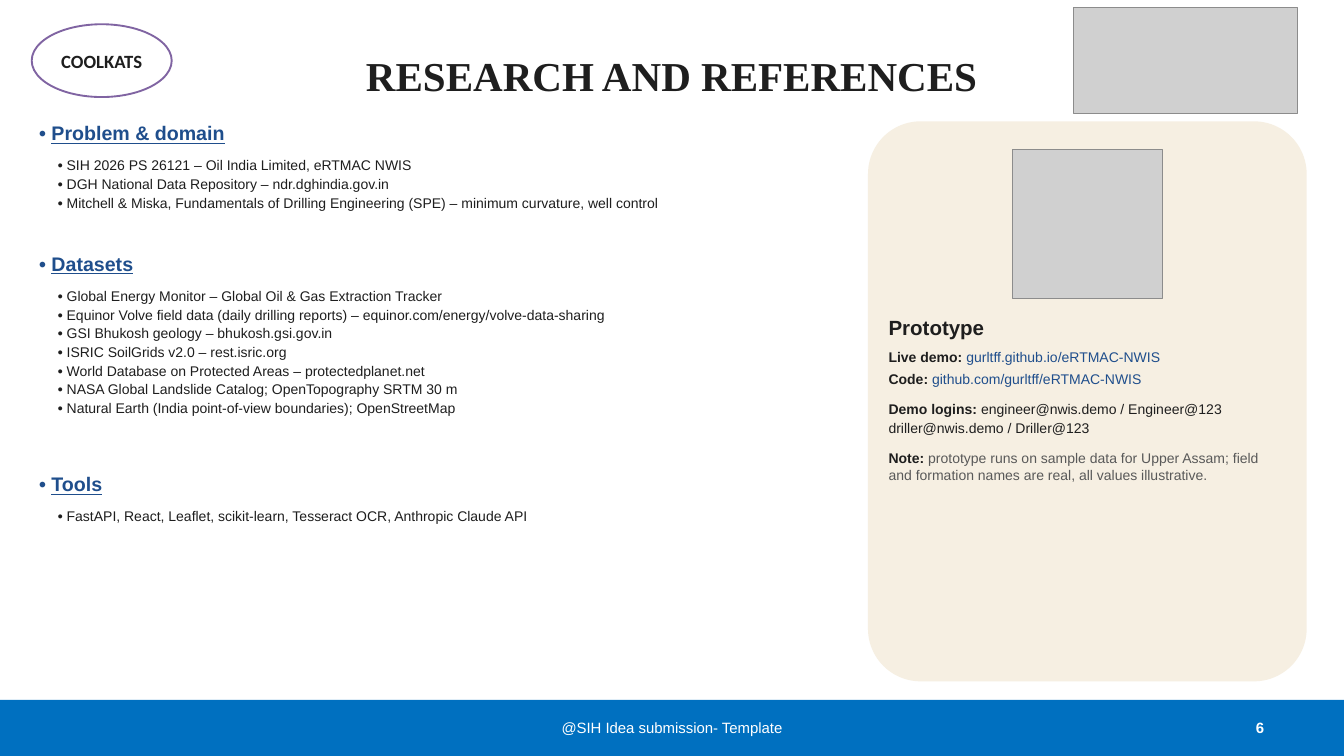
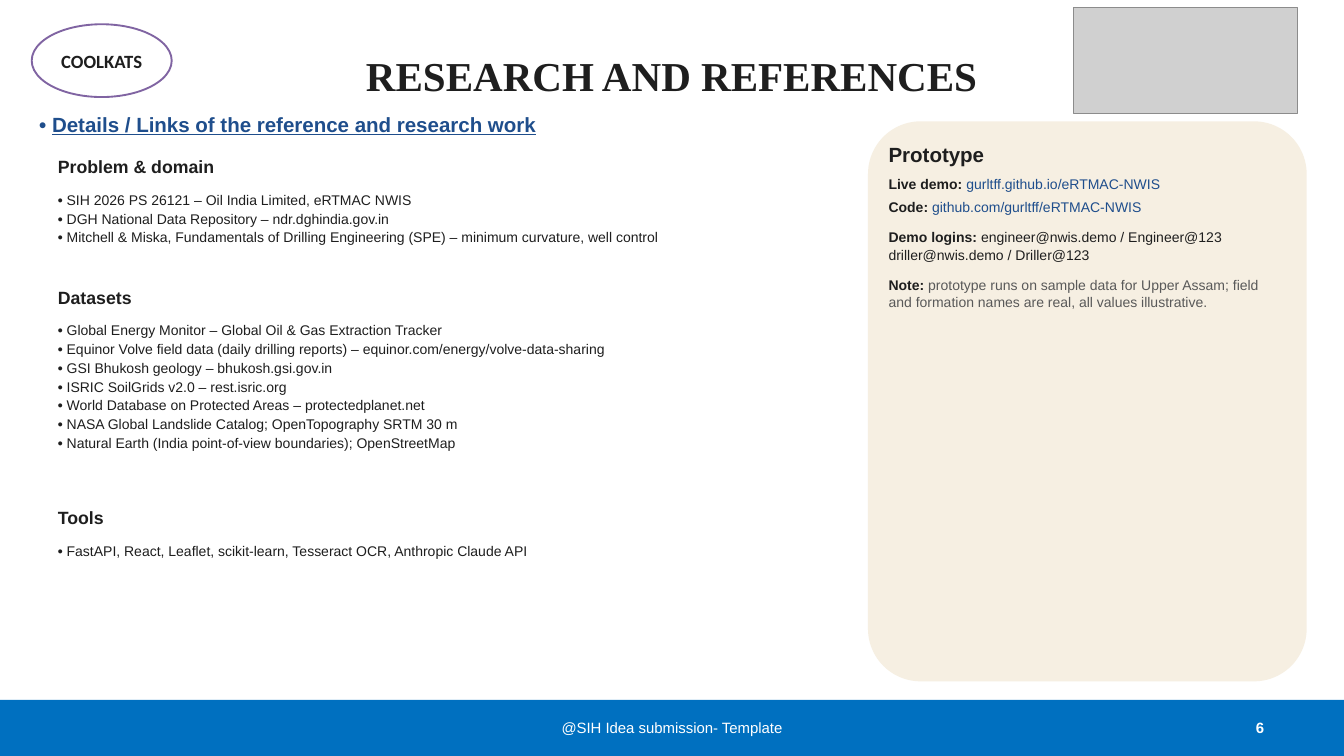
Before and after one commit to gurltff/eRTMAC-NWIS, a slide deck: slide 6 of docs/COOLKATS_187666_SIH2026_eRTMAC-NWIS.pptx. Drawn at 1344x756 pixels with LibreOffice and Linux fonts; fonts in the diff are those of the drawing; grey boxes stand for pictures. Boxes give left, top, right and bottom in pixels: in the first picture for what was removed or moved away, otherwise in the second. Text is boxed around its words. In the diff, an @@ line names an element or a change of style, - is before the commit and + after.

```diff
--- a/docs/COOLKATS_187666_SIH2026_eRTMAC-NWIS.pptx
+++ b/docs/COOLKATS_187666_SIH2026_eRTMAC-NWIS.pptx
@@ text added at bbox=[52, 117, 536, 135], 22 pt, text #1F4E8C, bold, underline @@
+• Details / Links of the reference and research work
@@ text "Prototype": place and size @@
-text "Prototype" at bbox=[889, 321, 1259, 482]
+text "Prototype" at bbox=[889, 148, 1259, 309]
@@ picture removed at bbox=[1013, 149, 1162, 298] @@
@@ text at bbox=[58, 160, 214, 173]: text changed; size 21 to 19 pt; text colour #1F4E8C to #1E1E1E @@
-• Problem & domain
+Problem & domain
@@ text at bbox=[58, 291, 132, 304]: text changed; size 21 to 19 pt; text colour #1F4E8C to #1E1E1E @@
-• Datasets
+Datasets
@@ 3 texts: place and size @@
-3 texts at bbox=[67, 160, 658, 524]
+3 texts at bbox=[67, 195, 658, 559]
@@ text at bbox=[58, 511, 104, 524]: text changed; size 21 to 19 pt; text colour #1F4E8C to #1E1E1E @@
-• Tools
+Tools
```
Also in this commit, not shown: 5 other slides changed, 1 other file.
